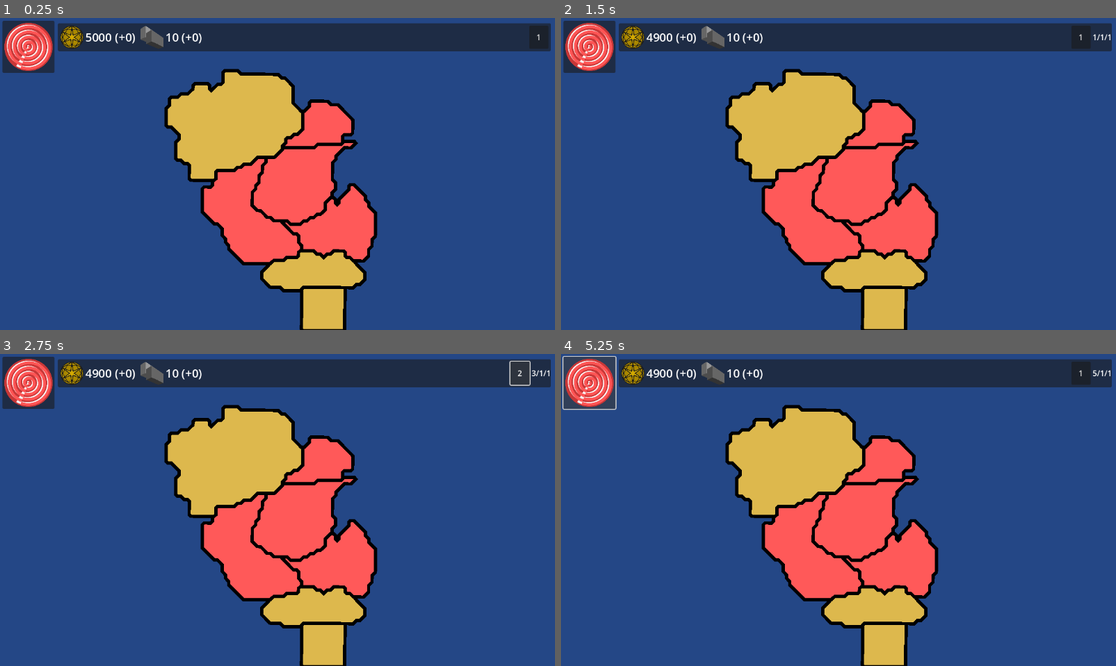
Above: before the commit, frames 1-4 (two rows, left to right).
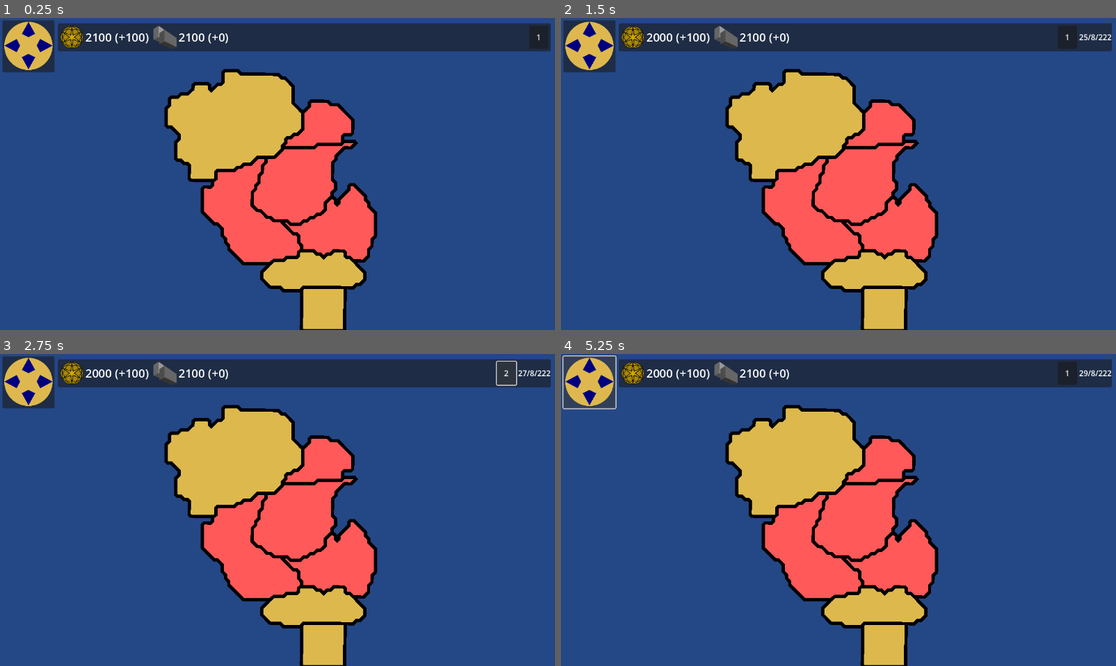
Above: after the commit, the same moments.

Repository: izzyn/Gadogadog
Game: Godot game, scene res://map.tscn
Same seed, same stepped clock (60 frames per second), same inputs: the game is played once before the commit and once after it.
Inputs (mouse positions are in pixels of both pictures, inside the frame that each line leads up to):
- Up to frame 1 (0.25 s): no input
- Up to frame 2 (1.5 s): click (588, 46) at 0.52 s; click "Be kind to the children :(" at 1.25 s
- Up to frame 3 (2.75 s): click "1" at 2 s
- Up to frame 4 (5.25 s): click "2" at 2.75 s; click "3" at 3.5 s; click "0" at 4.25 s; click (588, 382) at 5.02 s

The runs differ from the first frame. In frame 1, 1.6% of the frame differs, in the area x 0-42%, y 0-18%; in frame 2, 2.0%; in frame 3, 1.8%; in frame 4, 2.1%, in the area x 0-100%, y 0-19%.

Commit message:
updated the project to godot 4.4, also added a new condition

Diff:
--- a/Countries/HolyHolyLand.tres
+++ b/Countries/HolyHolyLand.tres
@@ -1,9 +1,8 @@
-[gd_resource type="Resource" script_class="Country_Info" load_steps=7 format=3 uid="uid://dvuvlucqarxco"]
+[gd_resource type="Resource" script_class="Country_Info" load_steps=6 format=3 uid="uid://dvuvlucqarxco"]
 
 [ext_resource type="Texture2D" uid="uid://4qwaqrw603p6" path="res://Assets/holylogo.svg" id="1_1off6"]
-[ext_resource type="Script" path="res://Data/Events/PopupData.gd" id="1_fiufx"]
-[ext_resource type="Script" path="res://Data/Countries/CountryInfo.gd" id="2_88y81"]
-[ext_resource type="Script" path="res://Data/ResourceType.gd" id="2_gydni"]
+[ext_resource type="Script" uid="uid://b5p2sykpyu2dr" path="res://Data/Countries/CountryInfo.gd" id="2_88y81"]
+[ext_resource type="Script" uid="uid://6wi33ogtpx8w" path="res://Data/ResourceType.gd" id="2_gydni"]
 [ext_resource type="Texture2D" uid="uid://bruuaxu072gfv" path="res://Assets/money.svg" id="3_yrtmj"]
 
 [sub_resource type="Resource" id="Resource_dxvya"]
@@ -20,5 +19,5 @@
 name = "Holy HolyLand"
 logo = ExtResource("1_1off6")
 color = Color(0.870588, 0.721569, 0.305882, 1)
-events = Array[ExtResource("1_fiufx")]([])
+unlocked_buildings = Array[String]([])
 resources = Array[ExtResource("2_gydni")]([SubResource("Resource_dxvya")])
--- a/Countries/TheSwirlers.tres
+++ b/Countries/TheSwirlers.tres
@@ -1,10 +1,12 @@
 [gd_resource type="Resource" script_class="Country_Info" load_steps=3 format=3 uid="uid://b2voqs5y8runw"]
 
 [ext_resource type="Texture2D" uid="uid://125hf01me7lv" path="res://Assets/swirlylogo.svg" id="1_ax4ph"]
-[ext_resource type="Script" path="res://Data/Countries/CountryInfo.gd" id="2_loxm4"]
+[ext_resource type="Script" uid="uid://b5p2sykpyu2dr" path="res://Data/Countries/CountryInfo.gd" id="2_loxm4"]
 
 [resource]
 script = ExtResource("2_loxm4")
 name = "The Swirlers"
 logo = ExtResource("1_ax4ph")
 color = Color(0.784314, 0.215686, 0.215686, 1)
+unlocked_buildings = Array[String]([])
+resources = null
--- /dev/null
+++ b/Data/Conditions/ConditionOwnRegion.gd
@@ -0,0 +1,11 @@
+extends Condition
+class_name Condition_Own_Region
+
+@export
+var region_id : String
+
+@export
+var country_id : Fetch_Country
+func check():
+	return Log.regions[region_id].owning_country == country_id.country_id
+	pass
--- a/Data/Countries/CountryData.tscn
+++ b/Data/Countries/CountryData.tscn
@@ -89,4 +89,4 @@
 "swirlers": SubResource("Resource_umh4p"),
 "world": SubResource("Resource_kc22w")
 }
-player_country_id = "swirlers"
+player_country_id = "holyland"
--- a/Data/Log/Log.gd
+++ b/Data/Log/Log.gd
@@ -30,6 +30,7 @@
 
 # Called when the node enters the scene tree for the first time.
 func _ready() -> void:
+	current_day = start_day
 	pass # Replace with function body.
 
 func append_log(event : Log_Entry) -> void:
--- a/Data/Log/Log.tscn
+++ b/Data/Log/Log.tscn
@@ -1,28 +1,29 @@
-[gd_scene load_steps=65 format=3 uid="uid://cv4r78mnn162u"]
-
-[ext_resource type="Script" path="res://Data/Log/Log.gd" id="1_6aln7"]
-[ext_resource type="Script" path="res://Data/Events/PopupData.gd" id="2_87bku"]
+[gd_scene load_steps=68 format=3 uid="uid://cv4r78mnn162u"]
+
+[ext_resource type="Script" uid="uid://bfwvp7j4x22ah" path="res://Data/Log/Log.gd" id="1_6aln7"]
+[ext_resource type="Script" uid="uid://dyl36amjj01q3" path="res://Data/Events/PopupData.gd" id="2_87bku"]
 [ext_resource type="Texture2D" uid="uid://dtut83he6mu7b" path="res://Assets/YW025183V_A-volcano-Mount-Etna-erupting-at-night.jpg" id="3_h5d1i"]
-[ext_resource type="Script" path="res://Data/Events/PopupOption.gd" id="3_msoth"]
-[ext_resource type="Script" path="res://Data/Log/TemporaryLog.gd" id="4_rsavp"]
-[ext_resource type="Script" path="res://Data/Log/Transaction.gd" id="5_faqla"]
-[ext_resource type="Script" path="res://Data/Log/LogEntry.gd" id="5_jd50d"]
-[ext_resource type="Script" path="res://Data/FetchData/CountryResource.gd" id="6_6srmp"]
-[ext_resource type="Script" path="res://Data/Conditions/ConditionResource.gd" id="6_qv0xi"]
-[ext_resource type="Script" path="res://Data/Log/Event.gd" id="7_gjxs3"]
-[ext_resource type="Script" path="res://Data/FetchData/Constant.gd" id="7_i6r8a"]
-[ext_resource type="Script" path="res://Data/FetchCountry.gd" id="8_1q2he"]
-[ext_resource type="Script" path="res://Data/Conditions/Condition.gd" id="12_b2vjt"]
-[ext_resource type="Script" path="res://Data/Conditions/ConditionRandom.gd" id="13_4pgd2"]
-[ext_resource type="Script" path="res://Data/Conditions/ConditionTime.gd" id="14_nt3q6"]
-[ext_resource type="Script" path="res://Data/Conditions/ConditionAll.gd" id="15_6jepd"]
-[ext_resource type="Script" path="res://Data/Conditions/ConditionCountry.gd" id="15_wma1i"]
+[ext_resource type="Script" uid="uid://b38h7fjpwdesl" path="res://Data/Events/PopupOption.gd" id="3_msoth"]
+[ext_resource type="Script" uid="uid://bpb76k1umw6yd" path="res://Data/Log/TemporaryLog.gd" id="4_rsavp"]
+[ext_resource type="Script" uid="uid://mx7ovroos1vh" path="res://Data/Log/Transaction.gd" id="5_faqla"]
+[ext_resource type="Script" uid="uid://dro0mrwdgn1qs" path="res://Data/Log/LogEntry.gd" id="5_jd50d"]
+[ext_resource type="Script" uid="uid://byq7dq3rance" path="res://Data/FetchData/CountryResource.gd" id="6_6srmp"]
+[ext_resource type="Script" uid="uid://m3kf1qnmmvvk" path="res://Data/Conditions/ConditionResource.gd" id="6_qv0xi"]
+[ext_resource type="Script" uid="uid://qsosl5tc2cs3" path="res://Data/Log/Event.gd" id="7_gjxs3"]
+[ext_resource type="Script" uid="uid://dkj2tgva2v555" path="res://Data/FetchData/Constant.gd" id="7_i6r8a"]
+[ext_resource type="Script" uid="uid://drmu0fjtl13k" path="res://Data/Conditions/ConditionOwnRegion.gd" id="7_krdas"]
+[ext_resource type="Script" uid="uid://6jg8a7j6w1cf" path="res://Data/FetchCountry.gd" id="8_1q2he"]
+[ext_resource type="Script" uid="uid://cgav0qjqh0kmc" path="res://Data/Conditions/Condition.gd" id="12_b2vjt"]
+[ext_resource type="Script" uid="uid://bvhy54ffwwk05" path="res://Data/Conditions/ConditionRandom.gd" id="13_4pgd2"]
+[ext_resource type="Script" uid="uid://rdcmao5bj7oj" path="res://Data/Conditions/ConditionTime.gd" id="14_nt3q6"]
+[ext_resource type="Script" uid="uid://dhbmdxofhgerc" path="res://Data/Conditions/ConditionAll.gd" id="15_6jepd"]
+[ext_resource type="Script" uid="uid://dgf122fgp0plm" path="res://Data/Conditions/ConditionCountry.gd" id="15_wma1i"]
 [ext_resource type="Texture2D" uid="uid://dctb6ccop2kca" path="res://Assets/pexels-photo-3363426.jpeg" id="16_rvfsr"]
-[ext_resource type="Script" path="res://Data/Conditions/ConditionEvent.gd" id="17_tl0vm"]
+[ext_resource type="Script" uid="uid://dfnpndx0ylcor" path="res://Data/Conditions/ConditionEvent.gd" id="17_tl0vm"]
 [ext_resource type="Texture2D" uid="uid://l80bv6uiigpr" path="res://Assets/entrepreneur-computer-man-office-preview.jpg" id="18_mmfxv"]
-[ext_resource type="Script" path="res://Data/Regions/Building.gd" id="20_hi1cq"]
+[ext_resource type="Script" uid="uid://waf0aw7us24r" path="res://Data/Regions/Building.gd" id="20_hi1cq"]
 [ext_resource type="Texture2D" uid="uid://k7w4nr40dbf5" path="res://Assets/Factory.svg" id="20_mdyhn"]
-[ext_resource type="Script" path="res://Data/RegionData.gd" id="23_0uuye"]
+[ext_resource type="Script" uid="uid://bsxidil3u2lrh" path="res://Data/RegionData.gd" id="23_0uuye"]
 
 [sub_resource type="Resource" id="Resource_ljpc6"]
 script = ExtResource("8_1q2he")
@@ -38,6 +39,18 @@
 script = ExtResource("4_rsavp")
 duration = 5
 event = SubResource("Resource_djh8p")
+
+[sub_resource type="Resource" id="Resource_ed7m4"]
+script = ExtResource("8_1q2he")
+country_id = "current"
+metadata/_custom_type_script = "uid://6jg8a7j6w1cf"
+
+[sub_resource type="Resource" id="Resource_khc5w"]
+script = ExtResource("7_krdas")
+region_id = "Shalestown"
+country_id = SubResource("Resource_ed7m4")
+display = false
+metadata/_custom_type_script = "uid://drmu0fjtl13k"
 
 [sub_resource type="Resource" id="Resource_s6eou"]
 script = ExtResource("8_1q2he")
@@ -103,6 +116,7 @@
 always_trigger_events = Array[ExtResource("5_jd50d")]([SubResource("Resource_j6d0x")])
 global = false
 appears_once = true
+condition = SubResource("Resource_khc5w")
 options = Array[ExtResource("3_msoth")]([SubResource("Resource_j5lqq"), SubResource("Resource_6xrmt")])
 
 [sub_resource type="Resource" id="Resource_mtjbg"]
@@ -313,3 +327,4 @@
 "Shobeltown": SubResource("Resource_jil24"),
 "Valleyville": SubResource("Resource_lhf7q")
 }
+start_day = 80956
--- a/Data/Log/TimeUpdateLog.gd
+++ b/Data/Log/TimeUpdateLog.gd
@@ -28,6 +28,13 @@
 			UiManager.create_popup(event)
 	pass
 
+func update_income():
+
+	pass
+
+func update_regions():
+
+	pass
 func revoke():
 	if day == 1:
 		for i in affected_country.fetch().resources:
--- a/map.tscn
+++ b/map.tscn
@@ -56,7 +56,6 @@
 shader_parameter/weight = 1.0
 
 [node name="Map" type="Node2D"]
-position = Vector2(0.141388, 0.587173)
 script = ExtResource("1_rbels")
 
 [node name="Camera2D" type="Camera2D" parent="."]
--- a/project.godot
+++ b/project.godot
@@ -12,7 +12,7 @@
 
 config/name="Gadogadog"
 run/main_scene="res://map.tscn"
-config/features=PackedStringArray("4.3", "Forward Plus")
+config/features=PackedStringArray("4.4", "Forward Plus")
 config/icon="res://icon.svg"
 
 [autoload]
Not shown, added: CountryButton.gd.uid
Not shown, added: Data/Conditions/Condition.gd.uid
Not shown, added: Data/Conditions/ConditionAll.gd.uid
Not shown, added: Data/Conditions/ConditionAny.gd.uid
Not shown, added: Data/Conditions/ConditionCountry.gd.uid
Not shown, added: Data/Conditions/ConditionEvent.gd.uid
Not shown, added: Data/Conditions/ConditionOwnRegion.gd.uid
Not shown, added: Data/Conditions/ConditionRandom.gd.uid
Not shown, added: Data/Conditions/ConditionResource.gd.uid
Not shown, added: Data/Conditions/ConditionTime.gd.uid
Not shown, added: Data/Cooldown.gd.uid
Not shown: 1 places in Data/Countries/CountryData.tscn that only renumber resources
(and 54 more such lines)
